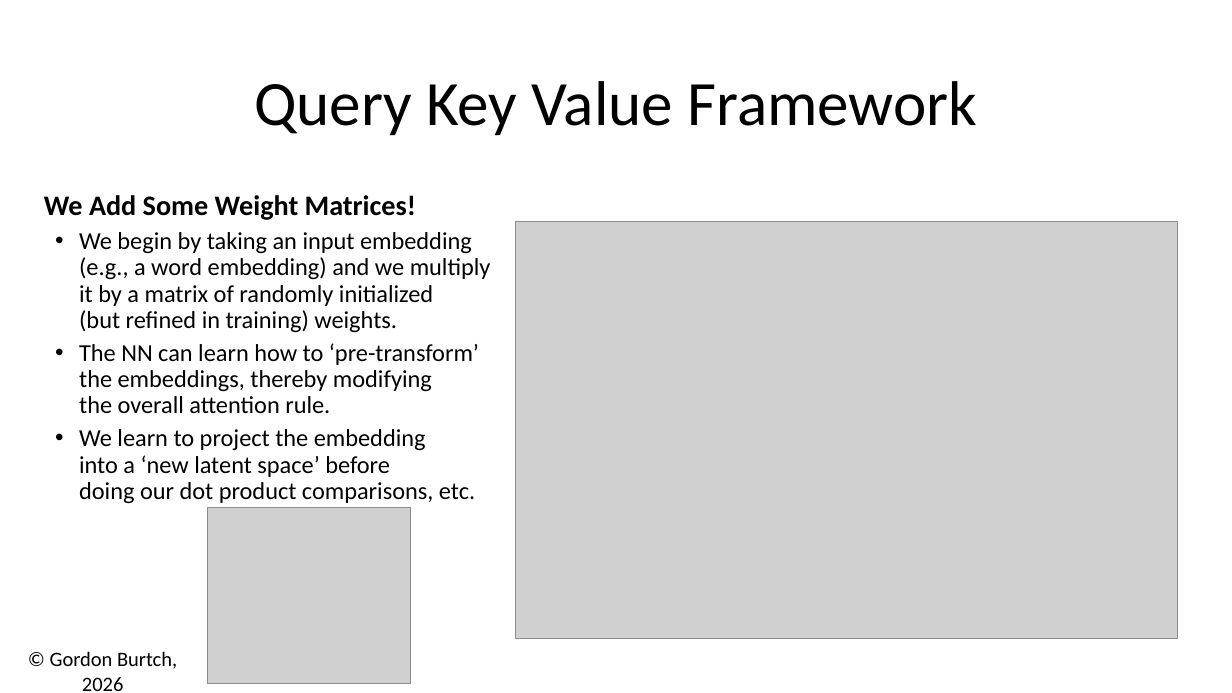
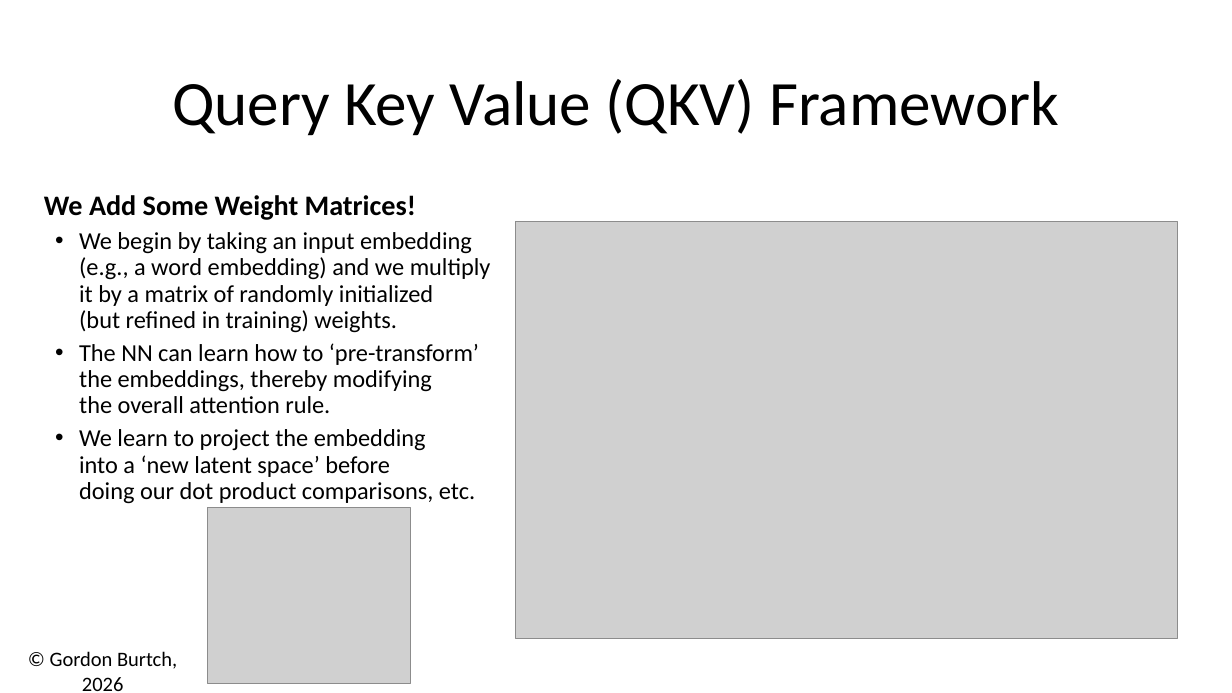
Before and after one commit to gburtch/BA510-2026, a slide deck: slide 15 of Week 9/9.1 - Attention and Transformers.pptx (slide 16 before the commit). Drawn at 1232x693 pixels with LibreOffice and Linux fonts; fonts in the diff are those of the drawing; grey boxes stand for pictures. Boxes give left, top, right and bottom in pixels: in the first picture for what was removed or moved away, otherwise in the second. Text is boxed around its words. In the diff, an @@ line names an element or a change of style, - is before the commit and + after.

```diff
--- a/Week 9/9.1 - Attention and Transformers.pptx
+++ b/Week 9/9.1 - Attention and Transformers.pptx
@@ title at bbox=[172, 79, 1059, 136]: text changed @@
-Query Key Value Framework
+Query Key Value (QKV) Framework
```
Also in this commit, not shown: 3 other slides changed, 1 slide added, 2 slides removed, 3 other files.
